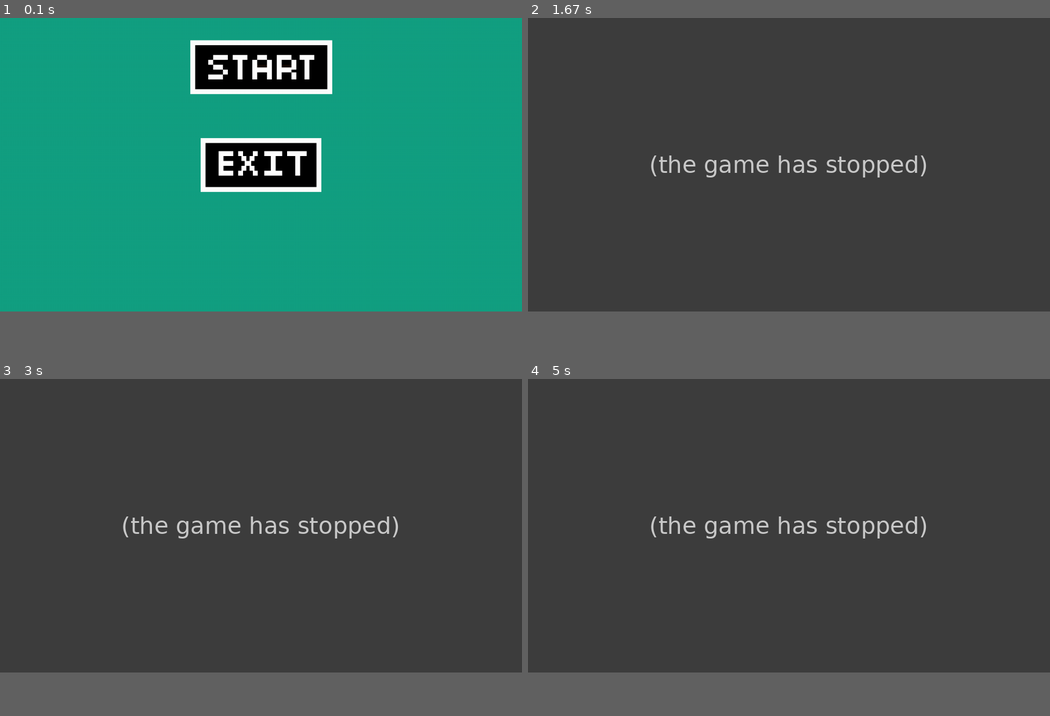
Above: before the commit, frames 1-4 (two rows, left to right).
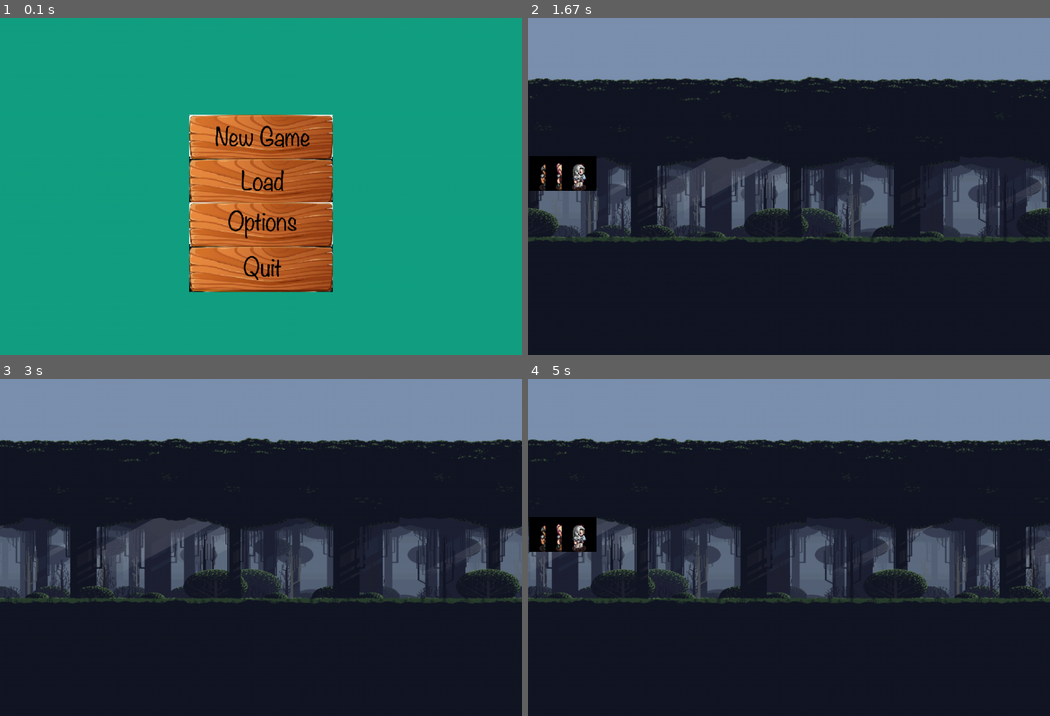
Above: after the commit, the same moments.

Repository: antoinebnm/Pygame-Project-23
Game: pygame game, started from run.py
The game is run twice, just before and just after one commit, with the same random seed, the same clock (stepped at 60 frames per second) and the same inputs.
Inputs (mouse positions are in pixels of both pictures, inside the frame that each line leads up to):
- Up to frame 1 (0.1 s): no input
- Up to frame 2 (1.67 s): press the mouse at (789, 183) at 0.37 s; move the mouse to (778, 139) at 0.47 s; release the mouse at (768, 95) at 0.6 s; hold Right 0.67-1.13 s; move the mouse to (841, 210) at 0.7 s; hold Right 1.17-1.63 s
- Up to frame 3 (3 s): hold Right from 2.67 s (still down)
- Up to frame 4 (5 s): release Right at 3.3 s; hold Right 3.83-4.3 s; hold Right 4.33-4.8 s
The window is 900x506 before the commit and 900x581 after it. Grey fills any space a smaller window leaves; there, only what the larger window draws over its background counts as a difference.

The runs differ from the first frame. In frame 1, 19% of the frame differs, in the area x 36-64%, y 6-82%; in frame 2, 80%; in frame 3, 80%; in frame 4, 81%, in the area x 0-100%, y 0-88%.
Before the commit the program exited at 0.38 s; later frames show no game.

Commit message:
stable ver. menu + team sprites+ bug when scroll

Diff:
--- a/button.py
+++ b/button.py
@@ -28,3 +28,6 @@
 			self.clicked = False
 
 		return action
+
+	def menu_check(self):
+		pass
--- a/config.py
+++ b/config.py
@@ -14,7 +14,7 @@
 ###################################################################
 # 1600x900 | 1440×900 | 1280×720
 SCREEN_WIDTH, SCREEN_HEIGHT = pygame.display.get_desktop_sizes()[0][0]-320,pygame.display.get_desktop_sizes()[0][1]-280
-LOWER_MARGIN = 100
+LOWER_MARGIN = 180
 
 TILE_SIZE = 32
 TILE_MARGIN = 0
@@ -23,6 +23,8 @@
 FPS = 60
 
 DEBUG = False
+
+COLOR_UI = pygame.color.Color(20, 23, 37)
 
 
 ###################################################################
@@ -43,7 +45,7 @@
 PLAYER_RUN = SCREEN_WIDTH / 320
 UI_SCALE = (SCREEN_WIDTH*SCREEN_HEIGHT) // 810000
 
-PLAYER_CHARACTER = 'warrior'
+PLAYER_CHARACTERS = ['warrior','elve','mage'] # warrior, elve, mage, healer
 
 
 ###################################################################
--- a/game.py
+++ b/game.py
@@ -5,12 +5,15 @@
 from button import *
 
 #button images
-start_img = pygame.image.load(img_path + 'start_btn.png').convert()
-save_img = pygame.image.load(img_path + 'save_btn.png').convert()
+newg_img = pygame.image.load(img_path + 'new-game_btn.png').convert()
+load_img = pygame.image.load(img_path + 'load_btn.png').convert()
+option_img = pygame.image.load(img_path + 'settings_btn.png').convert()
 exit_img = pygame.image.load(img_path + 'exit_btn.png').convert()
-menu_img = pygame.image.load(img_path + 'menu_buttons.png').convert()
-start_button = Button(SCREEN_WIDTH // 2, (SCREEN_HEIGHT // 2) - 130, start_img, 1)
-exit_button = Button(SCREEN_WIDTH // 2, (SCREEN_HEIGHT // 2) + 50, exit_img, 1)
+ind = newg_img.get_height() + 20
+newg_button = Button(SCREEN_WIDTH // 2, (SCREEN_HEIGHT // 2), newg_img, 0.6)
+load_button = Button(SCREEN_WIDTH // 2, (SCREEN_HEIGHT // 2) + ind*0.5, load_img, 0.6)
+option_button = Button(SCREEN_WIDTH // 2, (SCREEN_HEIGHT // 2) + ind, option_img, 0.6)
+exit_button = Button(SCREEN_WIDTH // 2, (SCREEN_HEIGHT // 2) + ind*1.5, exit_img, 0.6)
 
 class Game:
     def __init__(self):
@@ -26,11 +29,14 @@
 
 ### Fonction initialisation d'une nouvelle partie
     def new_game(self):
-        window.fill(pygame.color.Color(13,17,32))
-        window.fill(pygame.Color(0,0,0), screen)
+    # Reset datas
+        """ To do """
         self.playing = True
     #Call Player class in Sprites
         self.player = Sprite(2, 1)
+    # Init screen
+        window.fill(COLOR_UI)
+        window.blit(self.player.tiles.image,screen)
 
     # Handle user input events
     def events(self):
@@ -47,25 +53,31 @@
                 image = pygame.image.load((img_path + 'mc_pausescreen' + '.png')).convert()
                 image = pygame.transform.scale(image, (SCREEN_WIDTH, SCREEN_HEIGHT))
                 self.menu = True
-                window.blit(image, screen)
+                window.blit(image, window)
         if self.menu:
             if keys[pygame.K_SPACE]:
                 self.menu = False
 
     # Update the game state based on user input and object behavior
     def update(self):
+        for character in PLAYER_CHARACTERS:
+            i = PLAYER_CHARACTERS.index(character)
+            window.blit(self.player.team_sprites[i], (self.player.x + (i*30), self.player.y))
         self.player.update(self.COUNTER)
         self.player.tiles.update(self.COUNTER)
-        window.blit(self.player.player_sprite, (self.player.x, self.player.y)).move_ip(self.player.x,self.player.y)
 
     # Main game loop
     def run(self):
         if not self.playing:
             self.events()
             window.fill(pygame.color.Color(20,160,130))
-            if start_button.check():
+            if newg_button.check():
                 self.playing = True
                 self.init_game = True
+            elif load_button.check():
+                pass
+            elif option_button.check():
+                pass
             elif exit_button.check():
                 self.running = False
                 pass
--- a/sprites.py
+++ b/sprites.py
@@ -8,7 +8,7 @@
     def __init__(self, view, scale):
         self._layer = PLAYER_LAYER
         self.sprite_animation = 'stand'
-        self.num_tileset = 0
+        self.num_tileset = [0,0,0,0]
         self.view = view
 
         self.w = TILE_SIZE
@@ -22,7 +22,7 @@
 # Var de position x, y du joueur
         self.player_facing = "right"
         self.sprite_frame = 1
-        self.facing_sprite = 10
+        self.facing_sprite = 12
 
         if self.view == 2:
             self.x = SCREEN_WIDTH // 400
@@ -31,17 +31,25 @@
             self.x = SCREEN_WIDTH // 30
             self.y = SCREEN_HEIGHT // 2
 
-        self.load_player_sprite()
-        self.player_collider = pygame.rect.Rect(self.player_sprite.get_rect(topleft=(self.x + 16, self.y + 48), width=24, height=16))
+        self.assign_sprite_tileset()
+        #self.player_collider = pygame.rect.Rect(self.team_sprites.get_rect(topleft=(self.x + 16, self.y + 48), width=24, height=16))
 
 
 # Chargement tileset du chararcter / à automatiser avec interface
-    def load_player_sprite(self, sprite_name=PLAYER_CHARACTER):
-        self.player_sprites = self.load_sprites((sprite_name + '_' + str(self.num_tileset) + '.png'))
-        self.player_sprite = self.get_sprite(self.sprite_frame, self.facing_sprite)
+    def assign_sprite_tileset(self):
+    # PLAYERCHAR = warrior, archer, mage, healer
+        self.team_sprites = []
+        self.sprites_tilesets = []
+        for character in PLAYER_CHARACTERS:
+            i = self.num_tileset[PLAYER_CHARACTERS.index(character)]
+        # sprites_tilesets = all sprites tilesets | team_sprites = all sprites frames
+            self.sprites_tilesets.append(self.load_tileset((character + '_' + str(self.num_tileset[i]) + '.png')))
+            self.team_sprites.append(self.get_sprite(character, self.sprite_frame, self.facing_sprite))
+            """ Add indexes to scale player """
+            self.team_sprites[i] = pygame.transform.scale(self.team_sprites[i], (((int(self.team_sprites[i].get_width())*self.scale)),(int(self.team_sprites[i].get_height())*self.scale)))
 
 # Suite du chargement et mise en variable
-    def load_sprites(self, filename, rows = 21, cols = 13):
+    def load_tileset(self, filename, rows = 21, cols = 13):
         image = pygame.image.load((sprite_path + filename)).convert() # Save des perfs, add .convert()
         self.sprite_table = []
         for tile_x in range(0, cols):
@@ -50,22 +58,25 @@
             for tile_y in range(0, rows):
                 rect = (tile_x * SPRITE_SIZE, tile_y * SPRITE_SIZE, SPRITE_SIZE, SPRITE_SIZE) # tiles x&y * 2 ==> TILE_SIZE * 2 = SPRITE_SIZE
                 line.append(image.subsurface(rect))
+        return self.sprite_table
 
 # Fonction de récup. de tile, tout est dans le nom
-    def get_sprite(self, x_char=1, y_char=10):
-        return self.sprite_table[x_char - 1][y_char - 1]
+    def get_sprite(self, table_name, x_char=1, y_char=12):
+        i = PLAYER_CHARACTERS.index(table_name)
+        return self.sprites_tilesets[i][x_char - 1][y_char - 1]
 
 # Dessiner le character sur l'écran (.blit)
     def draw_sprite(self,x,y):
-        self.player_sprite = self.get_sprite(self.sprite_frame, self.facing_sprite)
-        self.player_sprite = pygame.transform.scale(self.player_sprite, (((int(self.player_sprite.get_width())*self.scale)),(int(self.player_sprite.get_height())*self.scale)))
-        self.player_collider = self.player_sprite.get_rect(topleft=(x + 16, y + 48), width=24, height=16)
+        memory = []
+        for character in PLAYER_CHARACTERS:
+            memory.append(self.get_sprite(character, self.sprite_frame, self.facing_sprite))
+
+        #self.player_collider = self.team_sprites.get_rect(topleft=(x + 16, y + 48), width=24, height=16)
 
 # FONCTION UPDATE / récurrence
     def update(self, COUNTER):
         self.movements()
         self.animation(COUNTER)
-
 # redraw du sprite après check de l'animation
         self.draw_sprite(self.x,self.y)
 
--- a/tilesheet.py
+++ b/tilesheet.py
@@ -4,6 +4,7 @@
 class Map:
 # Chargement de la map à automatiser avec interface
     def __init__(self):
+        window.fill(pygame.color.Color(20,23,36))
         self.background = []
         self.level = Levels('Forest')
         image = pygame.image.load((level_path + self.level.map + '/Preview/Background.png')).convert()
@@ -22,8 +23,6 @@
 
 
     def scroll_map(self, x):
-        window.fill(pygame.color.Color(20,23,36))
-
         i=0
         while(i < self.offset):
             window.blit(self.image, (self.image.get_width() * i + self.scroll, 0))
Binary file added: img/button.tif
Binary file changed: img/exit_btn.png
Binary file added: img/load_btn.png
Binary file removed: img/menu_buttons.png
Binary file added: img/new-game_btn.png
Binary file removed: img/restart_btn.png
Binary file removed: img/save_btn.png
Binary file added: img/settings_btn.png
Binary file removed: img/start_btn.png
Binary file added: img/ui_menu.png
